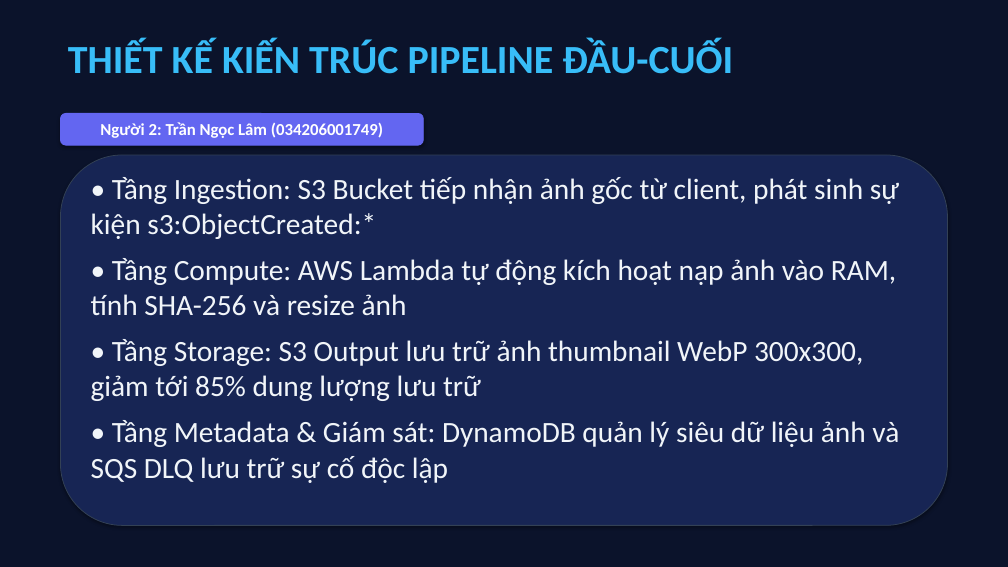
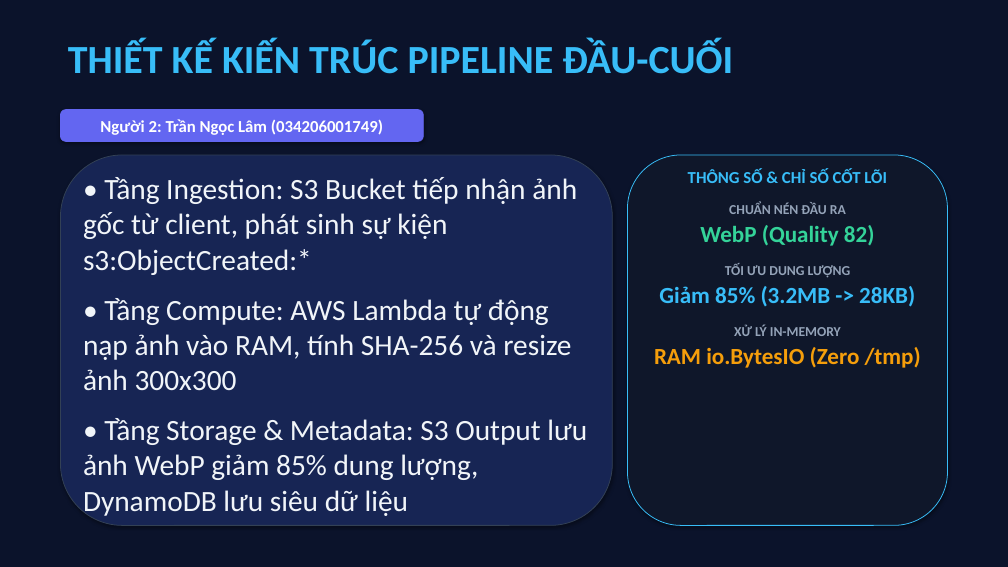
Before and after one commit to datdanghoccode/DTDM_XuLyAnh_Serverless, a slide deck: slide 6 of docs/DTDM_ThuyetTrinh_DeTai9.pptx. Drawn at 1008x567 pixels with LibreOffice and Linux fonts; fonts in the diff are those of the drawing. Boxes give left, top, right and bottom in pixels: in the first picture for what was removed or moved away, otherwise in the second. Text is boxed around its words. In the diff, an @@ line names an element or a change of style, - is before the commit and + after.

Commit message:
docs: cap nhat 13 slide bo cuc 2 cot font Title 38pt Content 28pt kem card so lieu

```diff
--- a/docs/DTDM_ThuyetTrinh_DeTai9.pptx
+++ b/docs/DTDM_ThuyetTrinh_DeTai9.pptx
@@ rounded rectangle "Người 2: Trần Ngọc Lâm ...": place and size @@
-rounded rectangle "Người 2: Trần Ngọc Lâm ..." at box(60, 113, 423, 145)
+rounded rectangle "Người 2: Trần Ngọc Lâm ..." at box(60, 110, 423, 141)
@@ rounded rectangle: place and size @@
-rounded rectangle at box(60, 155, 948, 526)
+rounded rectangle at box(60, 155, 613, 526)
@@ text "• Tầng Ingestion: S3 Bucket ...": place and size @@
-text "• Tầng Ingestion: S3 Bucket ..." at box(91, 177, 899, 483)
+text "• Tầng Ingestion: S3 Bucket ..." at box(83, 177, 587, 518)
@@ text at box(83, 177, 577, 275): more space between paragraphs @@
@@ rounded rectangle added at box(628, 155, 948, 526), fill #0F172A, outline #38BDF8 0.75 pt @@
@@ text added at box(654, 169, 921, 368), 22 pt, text #94A3B8, bold @@
+THÔNG SỐ & CHỈ SỐ CỐT LÕI
+CHUẨN NÉN ĐẦU RA
+WebP (Quality 82)
+TỐI ƯU DUNG LƯỢNG
+Giảm 85% (3.2MB -> 28KB)
+XỬ LÝ IN-MEMORY
+RAM io.BytesIO (Zero /tmp)
@@ text at box(83, 298, 587, 518): text changed @@
-• Tầng Compute: AWS Lambda tự động kích hoạt nạp ảnh vào RAM, tính SHA-256 và resize ảnh
-• Tầng Storage: S3 Output lưu trữ ảnh thumbnail WebP 300x300, giảm tới 85% dung lượng lưu trữ
-• Tầng Metadata & Giám sát: DynamoDB quản lý siêu dữ liệu ảnh và SQS DLQ lưu trữ sự cố độc lập
+• Tầng Compute: AWS Lambda tự động nạp ảnh vào RAM, tính SHA-256 và resize ảnh 300x300
+• Tầng Storage & Metadata: S3 Output lưu ảnh WebP giảm 85% dung lượng, DynamoDB lưu siêu dữ liệu
```
Also in this commit, not shown: 11 other slides changed.
